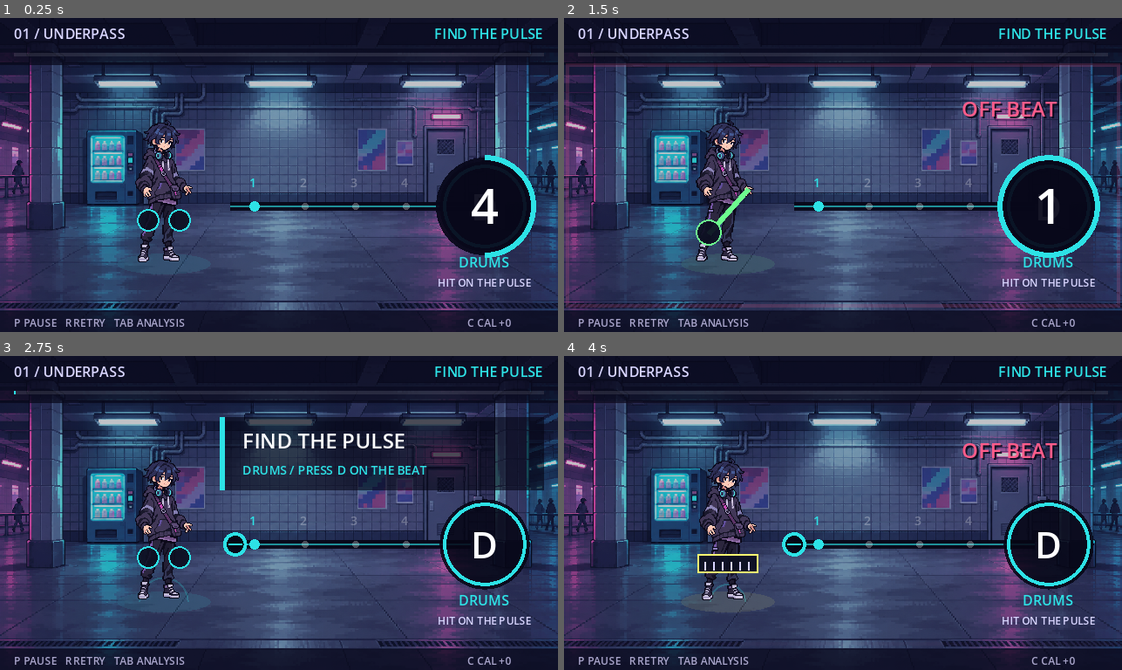
Above: before the commit, frames 1-4 (two rows, left to right).
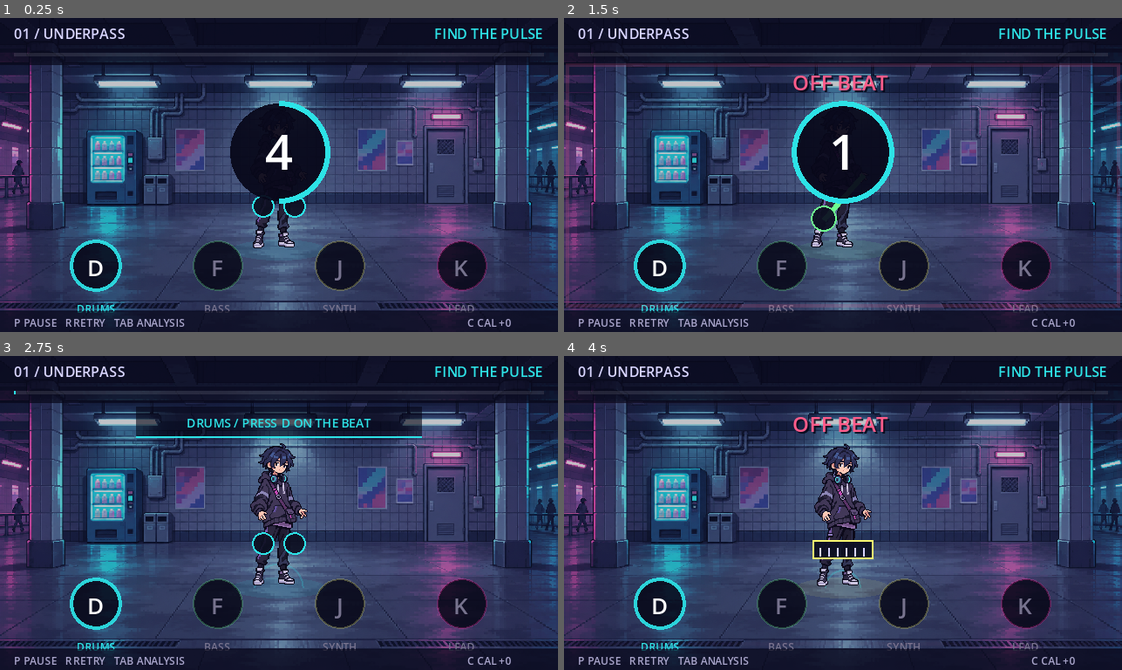
Above: after the commit, the same moments.

Repository: fatjiao/beatspell-game
Game: Godot game, scene res://scenes/prototype/prototype_stage.tscn
Same seed, same stepped clock (60 frames per second), same inputs: the game is played once before the commit and once after it. Sound files missing from this copy of the repository are replaced by a short silence.
Inputs:
- Up to frame 1 (0.25 s): no input
- Up to frame 2 (1.5 s): tap Enter (ui_accept) at 0.5 s; hold Enter (ui_accept) 0.53-1.28 s; tap F (instrument_bass) at 1.35 s
- Up to frame 3 (2.75 s): tap Enter (ui_accept) at 1.52, 1.55, 1.82, 2.3 s; hold D (instrument_drums) from 2.03 s (still down)
- Up to frame 4 (4 s): release D (instrument_drums) at 2.78 s; tap K (instrument_lead) at 2.85 s; tap Enter (ui_accept) at 3.02, 3.05, 3.32 s; hold Enter (ui_accept) from 3.53 s (still down); tap J (instrument_synth) at 3.6 s

The runs differ from the first frame. In frame 1, 17% of the frame differs, in the area x 12-97%, y 26-94%; in frame 2, 19%; in frame 3, 27%, in the area x 12-98%, y 16-94%; in frame 4, 15%.

Commit message:
fix: replace changing target with fixed instrument keys

Diff:
--- a/scripts/presentation/stage_director.gd
+++ b/scripts/presentation/stage_director.gd
@@ -52,3 +52,8 @@
 			break
 		current = section
 	return current
+
+
+func cue_progress(delta_ms: int, window_ms: int = 1000) -> float:
+	var safe_window := maxi(1, window_ms)
+	return clampf(1.0 - float(maxi(0, delta_ms)) / float(safe_window), 0.0, 1.0)
--- a/scripts/prototype/prototype_stage.gd
+++ b/scripts/prototype/prototype_stage.gd
@@ -407,7 +407,7 @@
 		_draw_passersby()
 	if section.id == "drums" and _song_time_ms >= 0:
 		var ripple := fmod(float(_song_time_ms), 500.0) / 500.0
-		draw_arc(Vector2(94, 141), 10.0 + ripple * 38.0, PI, TAU, 36, Color(0.18, 0.89, 0.90, (1.0 - ripple) * 0.24), 1.0)
+		draw_arc(Vector2(160, 133), 10.0 + ripple * 38.0, PI, TAU, 36, Color(0.18, 0.89, 0.90, (1.0 - ripple) * 0.24), 1.0)
 	if layer_count >= 3 and _song_time_ms >= 0:
 		for particle_index in 8:
 			var particle_x := fmod(float(particle_index * 47 + int(_song_time_ms / 28)), 336.0) - 8.0
@@ -441,10 +441,10 @@
 		tilt = -0.035 if _active_instrument in ["drums", "synth"] else 0.035
 	var glow: Color = COLORS[_active_instrument]
 	glow.a = 0.10 + float(_heat) / 1000.0
-	var character_center := Vector2(94, 99 + bounce)
+	var character_center := Vector2(160, 91 + bounce)
 	if Time.get_ticks_msec() < _glitch_until:
 		character_center.x += -2.0 if Time.get_ticks_msec() % 2 == 0 else 2.0
-	draw_ellipse_shadow(Vector2(94, 141), 27.0, 6.0, glow)
+	draw_ellipse_shadow(Vector2(160, 133), 27.0, 6.0, glow)
 	draw_set_transform(character_center, tilt, Vector2.ONE)
 	draw_texture_rect(LOOP_IDLE, Rect2(-28, -42, 56, 84), false)
 	draw_set_transform(Vector2.ZERO, 0.0, Vector2.ONE)
@@ -491,7 +491,6 @@
 	var section: Dictionary = _director.section_at(_song_time_ms)
 	var focus_instrument := _focus_instrument(section)
 	var focus_color: Color = COLORS[focus_instrument]
-	var focus_key: String = KEY_LABELS[focus_instrument]
 
 	draw_rect(Rect2(0, 0, 320, 27), Color(0.03, 0.03, 0.10, 0.72))
 	draw_string(font, Vector2(8, 12), "01 / UNDERPASS", HORIZONTAL_ALIGNMENT_LEFT, -1, 8, Color("d8d5ff"))
@@ -500,59 +499,70 @@
 	draw_rect(Rect2(8, 20, 304, 2), Color(1, 1, 1, 0.10))
 	draw_rect(Rect2(8, 20, 304.0 * progress, 2), focus_color)
 
-	_draw_pulse_rail(font, focus_instrument, focus_key, focus_color)
+	_draw_fixed_key_anchors(font, section)
 	draw_rect(Rect2(0, 168, 320, 12), Color(0.03, 0.03, 0.10, 0.68))
 	draw_string(font, Vector2(8, 177), "P PAUSE   R RETRY   TAB ANALYSIS", HORIZONTAL_ALIGNMENT_LEFT, -1, 6, Color("aaa6cc"))
 	draw_string(font, Vector2(268, 177), "C CAL %+d" % _audio_offset_ms, HORIZONTAL_ALIGNMENT_LEFT, -1, 6, Color("aaa6cc"))
 
 
-func _draw_pulse_rail(font: Font, instrument: String, key: String, color: Color) -> void:
-	var rail_start := Vector2(132, 108)
-	var rail_end := Vector2(270, 108)
-	draw_line(rail_start, rail_end, Color(0.02, 0.02, 0.08, 0.90), 5.0)
-	draw_line(rail_start, rail_end, Color(color, 0.62), 1.0)
-
-	var beat_length_ms := 500.0
-	if not _chart.is_empty():
-		beat_length_ms = 60000.0 / float(_chart.bpm)
-	var beat_index := 0
-	if _song_time_ms >= 0:
-		beat_index = int(floor(float(_song_time_ms) / beat_length_ms)) % 4
-	for index in 4:
-		var marker_x := 146.0 + float(index) * 29.0
-		var marker_color := color if index == beat_index else Color(1, 1, 1, 0.28)
-		draw_circle(Vector2(marker_x, 108), 3.0 if index == beat_index else 2.0, marker_color)
-		draw_string(font, Vector2(marker_x - 3, 97), str(index + 1), HORIZONTAL_ALIGNMENT_LEFT, -1, 7, marker_color)
-
+func _draw_fixed_key_anchors(font: Font, section: Dictionary) -> void:
 	var next_event = _next_pending_event()
+	var next_instrument := ""
+	var next_delta_ms := 2_147_483_647
 	if next_event != null:
-		var delta_ms: int = next_event.time_ms - _song_time_ms
-		if delta_ms <= 2100:
-			var travel := clampf(1.0 - float(delta_ms) / 2000.0, 0.0, 1.0)
-			var pulse_x := lerpf(rail_start.x, rail_end.x - 24.0, travel)
-			var pulse_color: Color = COLORS[next_event.instrument]
-			draw_circle(Vector2(pulse_x, rail_start.y), 6.0, Color(0.02, 0.02, 0.08, 0.95))
-			draw_arc(Vector2(pulse_x, rail_start.y), 6.0, 0, TAU, 20, pulse_color, 2.0)
-			draw_line(Vector2(pulse_x - 4, rail_start.y), Vector2(pulse_x + 4, rail_start.y), pulse_color, 1.0)
-
-	var target_center := Vector2(278, 108)
-	var target_pulse := 0.5 + 0.5 * sin(float(Time.get_ticks_msec()) / 100.0)
-	draw_circle(target_center, 24.0 + target_pulse * 2.0, Color(0.02, 0.02, 0.08, 0.86))
-	draw_arc(target_center, 23.0, 0, TAU, 32, color, 2.0)
-	draw_string(font, Vector2(263, 116), key, HORIZONTAL_ALIGNMENT_CENTER, 30, 21, Color.WHITE)
-	draw_string(font, Vector2(246, 143), DISPLAY_NAMES[instrument], HORIZONTAL_ALIGNMENT_CENTER, 64, 8, color)
-	draw_string(font, Vector2(231, 154), "HIT ON THE PULSE", HORIZONTAL_ALIGNMENT_CENTER, 94, 6, Color("d8d5ff"))
-
-	if Time.get_ticks_msec() < _hit_burst_until:
-		var life := clampf(float(_hit_burst_until - Time.get_ticks_msec()) / 260.0, 0.0, 1.0)
-		var burst_color := color
-		burst_color.a = life * 0.70
-		draw_arc(target_center, 25.0 + (1.0 - life) * 24.0, 0, TAU, 40, burst_color, 2.0)
-		for ray_index in 8:
-			var ray_angle := TAU * float(ray_index) / 8.0
-			var ray_from := target_center + Vector2.from_angle(ray_angle) * 28.0
-			var ray_to := target_center + Vector2.from_angle(ray_angle) * (32.0 + (1.0 - life) * 12.0)
-			draw_line(ray_from, ray_to, burst_color, 1.0)
+		next_instrument = next_event.instrument
+		next_delta_ms = next_event.time_ms - _song_time_ms
+	var now := Time.get_ticks_msec()
+
+	for instrument in INSTRUMENTS:
+		var center := _instrument_anchor(instrument)
+		var color: Color = COLORS[instrument]
+		var target_imminent: bool = instrument == next_instrument and next_delta_ms <= 1000
+		var ensemble_available: bool = section.instrument == "ensemble"
+		var section_active: bool = section.instrument == instrument or target_imminent
+		var pressed: bool = int(_pad_flash_until.get(instrument, 0)) > now
+		var fill := Color(0.02, 0.02, 0.08, 0.82)
+		if pressed:
+			fill = Color(color, 0.48)
+		draw_circle(center, 14.0, fill)
+		var outline := color
+		outline.a = 0.92 if section_active else (0.48 if ensemble_available else 0.24)
+		draw_arc(center, 14.0, 0, TAU, 28, outline, 2.0 if section_active else 1.0)
+		var inactive_text := Color("aaa6c0") if ensemble_available else Color("77738e")
+		draw_string(font, center + Vector2(-8, 6), KEY_LABELS[instrument], HORIZONTAL_ALIGNMENT_CENTER, 16, 13, Color.WHITE if section_active else inactive_text)
+		draw_string(font, center + Vector2(-25, 27), DISPLAY_NAMES[instrument], HORIZONTAL_ALIGNMENT_CENTER, 50, 6, color if section_active else inactive_text)
+
+		if target_imminent:
+			var cue_progress: float = _director.cue_progress(next_delta_ms)
+			var cue_radius: float = lerpf(29.0, 16.0, cue_progress)
+			var cue_color := color
+			cue_color.a = 0.45 + cue_progress * 0.55
+			draw_arc(center, cue_radius, 0, TAU, 36, cue_color, 2.0)
+			for corner in 4:
+				var angle := PI / 4.0 + float(corner) * PI / 2.0
+				var marker_from := center + Vector2.from_angle(angle) * (cue_radius - 3.0)
+				var marker_to := center + Vector2.from_angle(angle) * (cue_radius + 3.0)
+				draw_line(marker_from, marker_to, cue_color, 1.0)
+
+		if instrument == _active_instrument and now < _hit_burst_until:
+			_draw_anchor_hit_burst(center, color, now)
+
+
+func _draw_anchor_hit_burst(center: Vector2, color: Color, now: int) -> void:
+	var life := clampf(float(_hit_burst_until - now) / 260.0, 0.0, 1.0)
+	var burst_color := color
+	burst_color.a = life * 0.70
+	draw_arc(center, 16.0 + (1.0 - life) * 20.0, 0, TAU, 36, burst_color, 2.0)
+	for ray_index in 8:
+		var ray_angle := TAU * float(ray_index) / 8.0
+		var ray_from := center + Vector2.from_angle(ray_angle) * 18.0
+		var ray_to := center + Vector2.from_angle(ray_angle) * (23.0 + (1.0 - life) * 8.0)
+		draw_line(ray_from, ray_to, burst_color, 1.0)
+
+
+func _instrument_anchor(instrument: String) -> Vector2:
+	var index := INSTRUMENTS.find(instrument)
+	return Vector2(55.0 + float(maxi(0, index)) * 70.0, 142.0)
 
 
 func _focus_instrument(section: Dictionary) -> String:
@@ -576,10 +586,10 @@
 		return
 	var font := ThemeDB.fallback_font
 	var remaining := float(_feedback_until - Time.get_ticks_msec()) / 420.0
-	var pop_y := 59.0 - minf(1.0, remaining) * 4.0
+	var pop_y := 44.0 - minf(1.0, remaining) * 4.0
 	var shadow := Color(0.02, 0.02, 0.08, 0.85)
-	draw_string(font, Vector2(205, pop_y + 1), _feedback_text, HORIZONTAL_ALIGNMENT_CENTER, 104, 12, shadow)
-	draw_string(font, Vector2(204, pop_y), _feedback_text, HORIZONTAL_ALIGNMENT_CENTER, 104, 12, _feedback_color)
+	draw_string(font, Vector2(106, pop_y + 1), _feedback_text, HORIZONTAL_ALIGNMENT_CENTER, 108, 12, shadow)
+	draw_string(font, Vector2(105, pop_y), _feedback_text, HORIZONTAL_ALIGNMENT_CENTER, 108, 12, _feedback_color)
 	var border_color := _feedback_color
 	border_color.a = clampf(remaining * 0.25, 0.0, 0.25)
 	draw_rect(Rect2(2, 27, 316, 138), border_color, false, 2.0)
@@ -595,21 +605,20 @@
 	var instrument: String = _focus_instrument(section)
 	var color: Color = COLORS[instrument]
 	var remaining := clampf(float(_section_transition_until - now) / 760.0, 0.0, 1.0)
-	var panel_alpha := minf(0.88, remaining * 1.6)
-	draw_rect(Rect2(126, 35, 186, 42), Color(0.02, 0.02, 0.08, panel_alpha))
-	draw_rect(Rect2(126, 35, 3, 42), color)
+	var panel_alpha := minf(0.82, remaining * 1.5)
+	draw_rect(Rect2(78, 29, 164, 18), Color(0.02, 0.02, 0.08, panel_alpha))
+	draw_rect(Rect2(78, 46, 164, 1), color)
 	var font := ThemeDB.fallback_font
-	draw_string(font, Vector2(139, 53), section.title, HORIZONTAL_ALIGNMENT_LEFT, -1, 12, Color.WHITE)
-	draw_string(font, Vector2(139, 68), section.instruction, HORIZONTAL_ALIGNMENT_LEFT, -1, 7, color)
+	draw_string(font, Vector2(84, 41), section.instruction, HORIZONTAL_ALIGNMENT_CENTER, 152, 7, color)
 
 
 func _draw_count_in() -> void:
 	var font := ThemeDB.fallback_font
 	var count := clampi(int(ceil(float(-_song_time_ms) / 500.0)), 1, 4)
-	var center := Vector2(278, 108)
+	var center := Vector2(160, 77)
 	draw_circle(center, 28.0, Color(0.03, 0.03, 0.10, 0.94))
 	draw_arc(center, 28.0, -PI / 2.0, -PI / 2.0 + TAU * (1.0 - fmod(float(-_song_time_ms), 500.0) / 500.0), 32, Color("2de2e6"), 3.0)
-	draw_string(font, Vector2(259, 118), str(count), HORIZONTAL_ALIGNMENT_CENTER, 38, 28, Color.WHITE)
+	draw_string(font, center + Vector2(-19, 10), str(count), HORIZONTAL_ALIGNMENT_CENTER, 38, 28, Color.WHITE)
 
 
 func _draw_pause_overlay() -> void:
--- a/tests/capture_feedback_preview.gd
+++ b/tests/capture_feedback_preview.gd
@@ -10,7 +10,7 @@
 	var stage = load("res://scenes/prototype/prototype_stage.tscn").instantiate()
 	root.add_child(stage)
 	await create_timer(3.1).timeout
-	if not _save_view("res://build/single-focus-preview.png"):
+	if not _save_view("res://build/fixed-key-preview.png"):
 		quit(1)
 		return
 
@@ -24,7 +24,7 @@
 	stage.queue_redraw()
 	await process_frame
 	await process_frame
-	if not _save_view("res://build/ensemble-focus-preview.png"):
+	if not _save_view("res://build/fixed-key-ensemble-preview.png"):
 		quit(1)
 		return
 
--- a/tests/test_stage_director.gd
+++ b/tests/test_stage_director.gd
@@ -12,6 +12,10 @@
 	_expect_section(failures, director, 6500, "synth", "J")
 	_expect_section(failures, director, 9000, "lead", "K")
 	_expect_section(failures, director, 12000, "ensemble", "")
+	_expect_float(failures, director.cue_progress(1000), 0.0, "cue begins at window edge")
+	_expect_float(failures, director.cue_progress(500), 0.5, "cue is halfway at 500 ms")
+	_expect_float(failures, director.cue_progress(0), 1.0, "cue closes on the beat")
+	_expect_float(failures, director.cue_progress(-200), 1.0, "cue stays closed just after beat")
 	return failures
 
 
@@ -27,3 +31,8 @@
 		_failures.append("section at %d ms: expected %s, got %s" % [time_ms, expected_id, section.id])
 	if section.key != expected_key:
 		_failures.append("key at %d ms: expected %s, got %s" % [time_ms, expected_key, section.key])
+
+
+func _expect_float(failures: Array[String], actual: float, expected: float, label: String) -> void:
+	if not is_equal_approx(actual, expected):
+		failures.append("%s: expected %.2f, got %.2f" % [label, expected, actual])
Not shown, added: docs/plans/2026-11-05-fixed-key-stage-design.md
Not shown, added: docs/plans/2026-11-05-fixed-key-stage-implementation.md
Not shown, changed: docs/plans/2026-11-05-single-focus-stage-design.md
